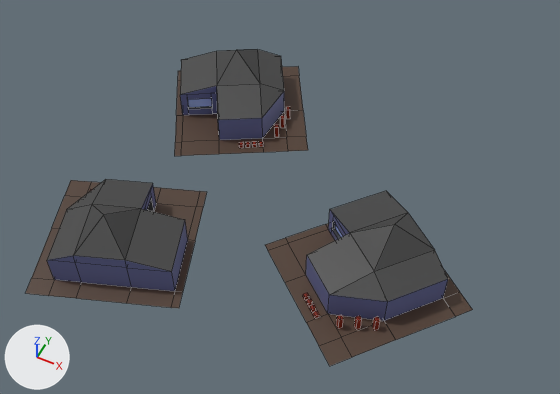
The Blender file public/models/armory.blend, before and after one commit.
Before and after are seen from a 50 mm camera at (0.0812, -0.1271, 0.166) aimed at (0.0166, 0.002, 0.0046). Arrows for +X, +Y and +Z are at lower left; the lights stay in place. Mesh edges are drawn as thin lines.
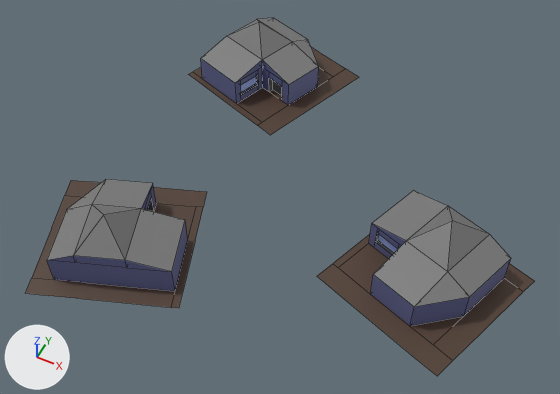
Pixel boxes (x1, y1, x2, y2) of what changed, in the pictures (560 x 394 px):
'Cube.001', recoloured, reshaped, moved, turned: before (26, 179, 207, 308); after (317, 190, 534, 376)
'Cube.002', reshaped, moved, turned: before (265, 191, 472, 366); after (26, 179, 207, 308)
'Cube', deleted: before (175, 50, 308, 156)
    faces in mat_roof (black #444444): (180, 50, 284, 120)
    faces in mat_ground (brown #503c2f): (175, 66, 308, 156)
    faces in mat_walls (blue #616694): (180, 86, 284, 140)
    faces in mat_cubes (brown #811d00): (239, 106, 290, 148)
    faces in mat_window (blue #adc2ff): (188, 99, 212, 107)
'Cube.003', added: after (188, 18, 359, 135)
    faces in mat_roof_004 (grey #797979): (201, 18, 318, 85)
    faces in mat_ground_002 (brown #503c2f): (188, 47, 359, 135)
    faces in mat_walls_002 (blue #616694): (201, 59, 319, 105)
    faces in mat_entrance_002 (dark grey #636363): (269, 78, 282, 96)
part 1 of me_cube_008, cut back: before (26, 180, 207, 308); after (317, 234, 534, 376)
part 2 of me_cube_009, deleted: before (303, 293, 380, 331)
part 3 of me_cube_009, cut back: before (265, 223, 472, 366); after (26, 180, 207, 308)
part 4 of me_cube_009, recoloured: before (307, 191, 448, 302); after (47, 179, 185, 272)

The edits, one by one:
Material 'Roof.001' (mat_roof_001) changes colour from black #444444 to grey #797979; in linear values from (0.0578, 0.0578, 0.0578) to (0.19, 0.19, 0.19).
Material 'Roof.003' (mat_roof_003) is new.
Its base color is (0.19, 0.19, 0.19) (grey #797979).
Material 'Roof.004' (mat_roof_004) is new.
Its base color is (0.19, 0.19, 0.19) (grey #797979).
me_cube_008 is used by ob_cube_001; location (-0.0164, -0.0283, 0.001); rotation (0.0, 0.0, 1.92), in degrees (0, 0, 110); scale (0.4, 0.4, 0.4).
me_cube_008 had 123 vertices, 104 faces and spanned x -0.05..0.05, y -0.05..0.05, z 0.0..0.0451.
me_cube_008 now has 67 vertices, 50 faces and spans x -0.05..0.05, y -0.05..0.05, z 0.0..0.0451.
Part 1, on me_cube_008:
18 faces are deleted.
5 new faces join them, mat_ground_001 (brown #503c2f).
1 new face joins them, mat_walls_001 (blue #616694).
me_cube_008 no longer uses material mat_cubes_001 (brown #811d00).
me_cube_009 is used by ob_cube_002; location (0.0475, -0.01, 0.001); rotation (0.0, 0.0, 4.014), in degrees (0, 0, 230); scale (0.4, 0.4, 0.4).
me_cube_009 had 123 vertices, 104 faces and spanned x -0.05..0.05, y -0.05..0.05, z 0.0..0.0451.
me_cube_009 no longer uses material mat_material_002 (white #e7e7e7).
me_cube_009 no longer uses material mat_walls_002 (blue #616694).
me_cube_009 no longer uses material mat_window_002 (blue #adc2ff).
me_cube_009 no longer uses material mat_windowborders_002 (black #424242).
me_cube_009 no longer uses material mat_ground_002 (brown #503c2f).
me_cube_009 no longer uses material mat_entrance_002 (dark grey #636363).
me_cube_009 no longer uses material mat_cubes_002 (brown #811d00).
me_cube_009 now has 67 vertices, 50 faces and spans x -0.05..0.05, y -0.05..0.05, z 0.0..0.0451.
me_cube_009 part 2: 7 loose pieces with 56 vertices, spanning x 0.011..0.044, y -0.0015..0.039, z 0.0..0.01, are deleted.
Part 3, on me_cube_009:
18 faces are deleted.
5 new faces join them, mat_ground (brown #503c2f).
1 new face joins them, mat_walls (blue #616694).
me_cube_009 part 4: 8 faces spanning x -0.0375..0.035, y -0.045..0.035, z 0.0211..0.0451 switch from mat_roof_002 (black #444444) to mat_roof_003 (grey #797979).
me_cube_009 now uses material mat_material (white #e7e7e7).
me_cube_009 now uses material mat_walls (blue #616694).
me_cube_009 now uses material mat_window (blue #adc2ff).
me_cube_009 now uses material mat_windowborders (black #424242).
me_cube_009 now uses material mat_ground (brown #503c2f).
me_cube_009 now uses material mat_entrance (dark grey #636363).
Mesh me_cube_002 is new.
It has 67 vertices, 50 faces and spans x -0.05..0.05, y -0.05..0.05, z 0.0..0.0451.
Faces by material slot: [9, 8, 17, 1, 4, 7, 4].
It uses material mat_material_002 (white #e7e7e7).
It uses material mat_roof_004 (grey #797979).
It uses material mat_walls_002 (blue #616694).
It uses material mat_window_002 (blue #adc2ff).
It uses material mat_windowborders_002 (black #424242).
It uses material mat_ground_002 (brown #503c2f).
It uses material mat_entrance_002 (dark grey #636363).
Object 'Cube' (ob_cube) is deleted.
Object 'Cube.001' (ob_cube_001) moves from (-0.0164, -0.0283, 0.001) to (0.0618, -0.0037, 0.001).
Object 'Cube.001' (ob_cube_001) turns from (0, 0, 110) to (0, 0, -110) degrees about x, y and z.
Object 'Cube.002' (ob_cube_002) moves from (0.0475, -0.01, 0.001) to (-0.0164, -0.0283, 0.001).
Object 'Cube.002' (ob_cube_002) turns from (0, 0, 230) to (0, 0, 110) degrees about x, y and z.
Object 'Cube.003' (ob_cube_003) is new; it shows me_cube_002.
Its location is (-0.0108, 0.052, 0.001).
Its rotation in degrees is (0, 0, -20).
Its scale is (0.4, 0.4, 0.4).
